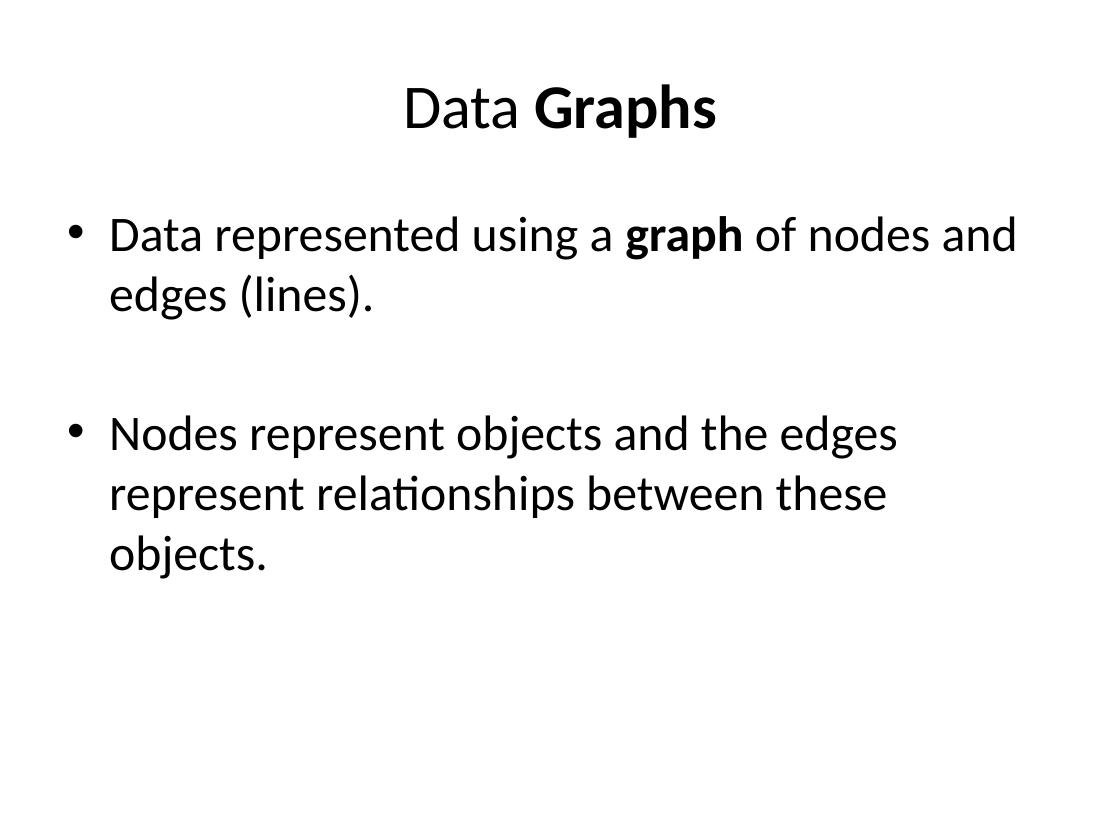
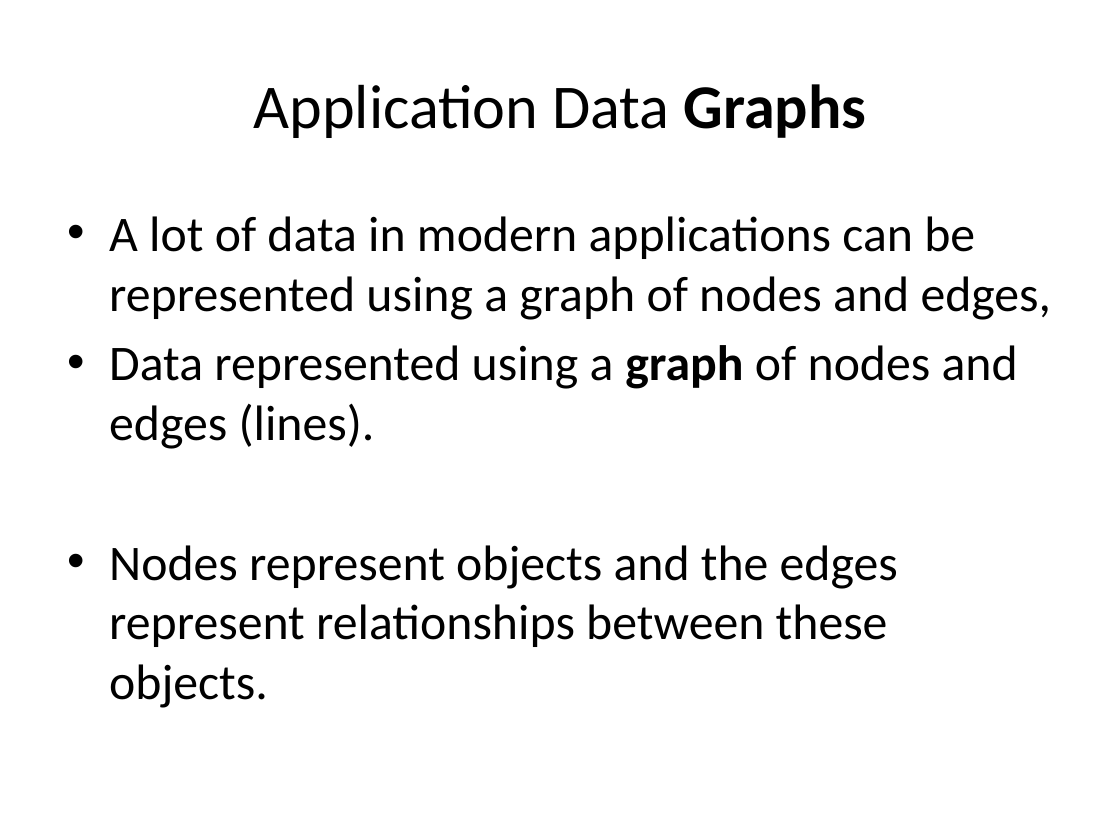
Before and after one commit to patelg123/graphql-presentation, a slide deck: slide 5 of GraphQL_v3.pptx. Drawn at 1120x840 pixels with LibreOffice and Linux fonts; fonts in the diff are those of the drawing. Boxes give left, top, right and bottom in pixels: in the first picture for what was removed or moved away, otherwise in the second. Text is boxed around its words. In the diff, an @@ line names an element or a change of style, - is before the commit and + after.

Commit message:
Created new file current.pptx

```diff
--- a/GraphQL_v3.pptx
+++ b/GraphQL_v3.pptx
@@ title at (254,84,866,138): text changed; bold off @@
-Data Graphs
+Application Data Graphs
@@ text at (109,216,1052,320): paragraph added @@
+• A lot of data in modern applications can be represented using a graph of nodes and edges,
```
Also in this commit, not shown: 2 other slides changed, 3 other files.
